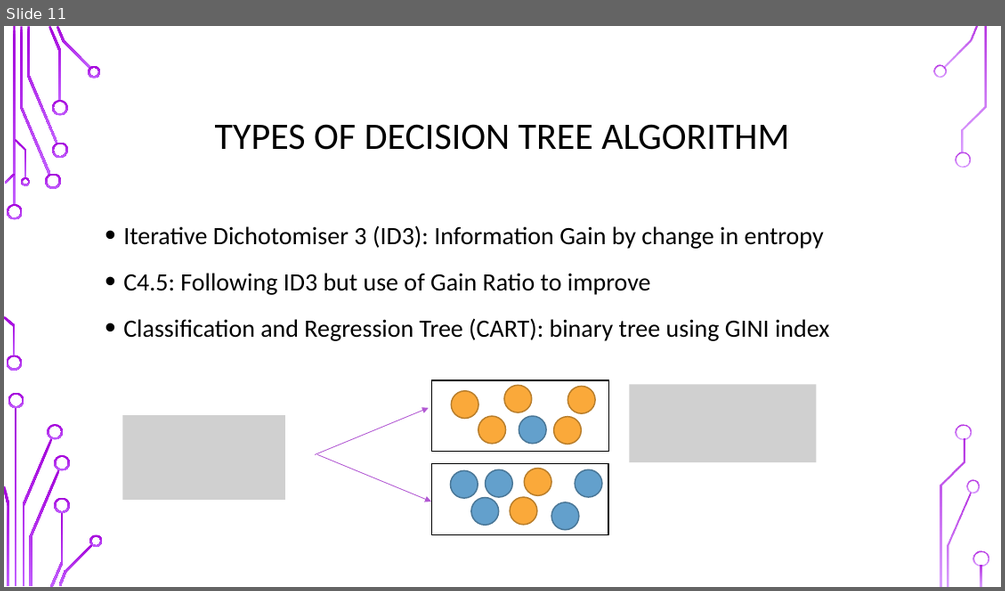
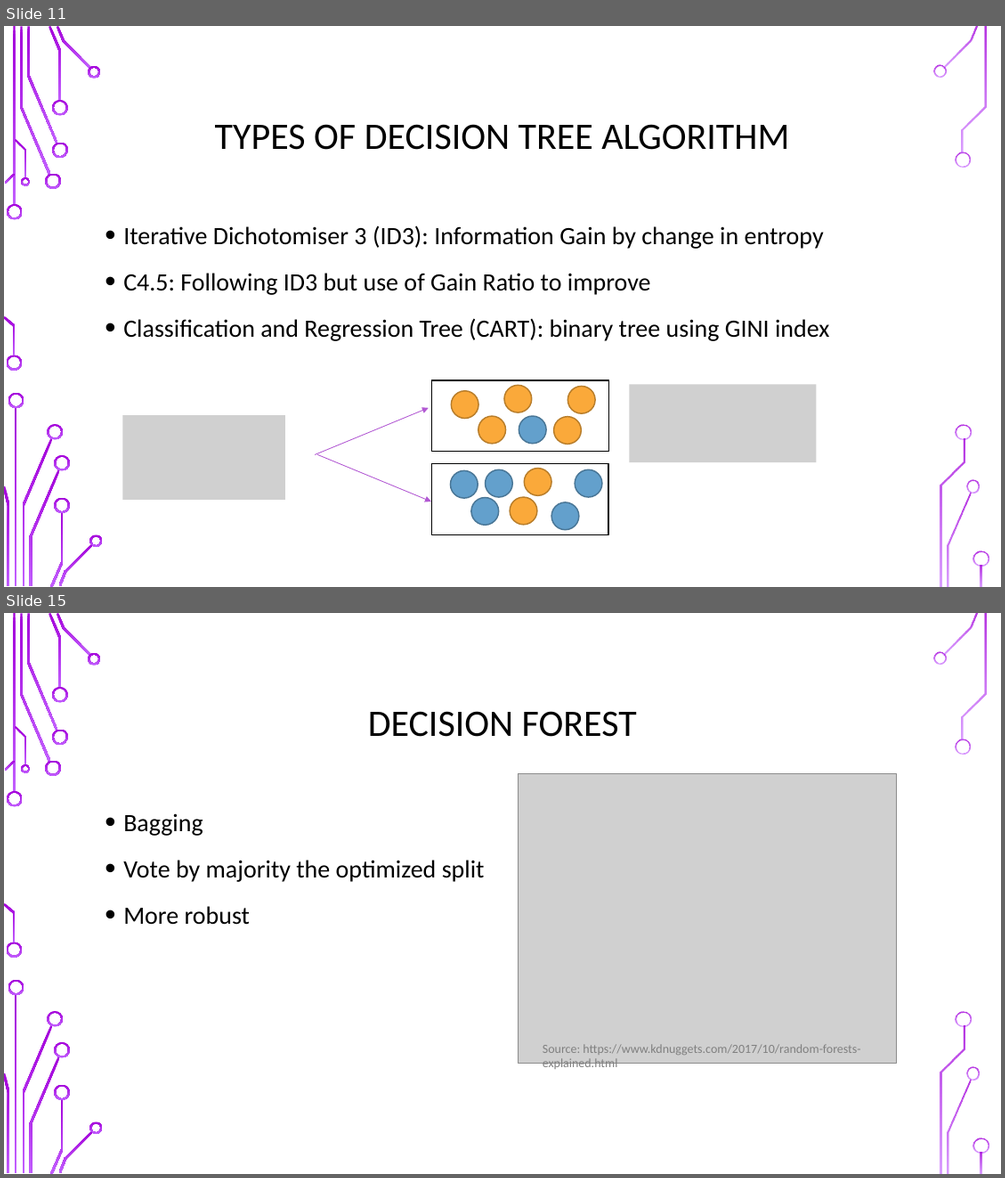
Before and after one commit to UOMDSS/workshops-2021-2022, a slide deck: semester-2-2021-2022/week-6-decision-tree/Decision_Tree.pptx. Shown one above the other, each under a label of ours: slide 11 before the commit, slides 11 and 15 after it; the slides between them are not shown. The pictures are 1005x591 and 1005x1178 pixels, drawn with LibreOffice and Linux fonts; fonts in the diff are those of the drawing; grey boxes stand for pictures; background and template pictures are left out. Boxes give left, top, right and bottom in pixels: in the first picture for what was removed or moved away, otherwise in the second. Text is boxed around its words. In the diff, an @@ line names an element or a change of style, - is before the commit and + after.

Commit message:
Added random forest part of ppt

```diff
--- a/semester-2-2021-2022/week-6-decision-tree/Decision_Tree.pptx
+++ b/semester-2-2021-2022/week-6-decision-tree/Decision_Tree.pptx
@@ slide 15 added at [4, 613, 1001, 1174], background picture (left out); not listed: 36 template elements that a slide beside it also shows @@
@@ title added at [368, 711, 637, 737], 36 pt, text #000000 @@
+DECISION FOREST
@@ picture added at [518, 774, 897, 1063] @@
@@ text added at [123, 813, 485, 925], 24 pt, text #000000 @@
+• Bagging
+• Vote by majority the optimized split
+• More robust
@@ text added at [542, 1044, 860, 1071], 12 pt, text #808080 @@
+Source: https://www.kdnuggets.com/2017/10/random-forests-explained.html
```
Also in this commit, not shown: 2 slides changed, 4 other slides added.
